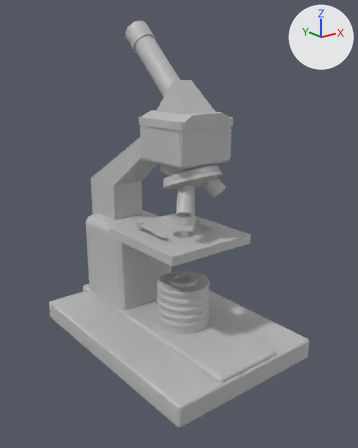
Before and after pictures for a commit that changed the FBX model Assets/Models/microscope.fbx.
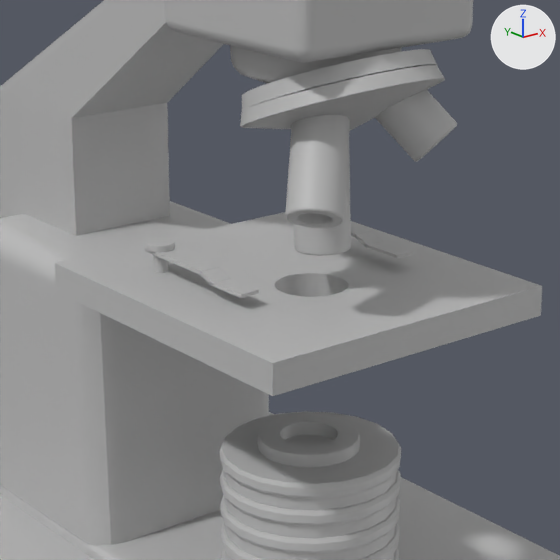
Old and new are each drawn whole from a 50 mm lens placed at (-0.0848, -0.1114, 0.0416), pointed at (0.0009, -0.0043, -0.0013) and again close up on the part from 26% to 71% of the width and 34% to 70% of the height. Lighting does not change. The marker at upper right points along +X, +Y and +Z. Where no turn or scale is listed for an object, it has been applied to the vertices. Vertices at the same position are counted once.
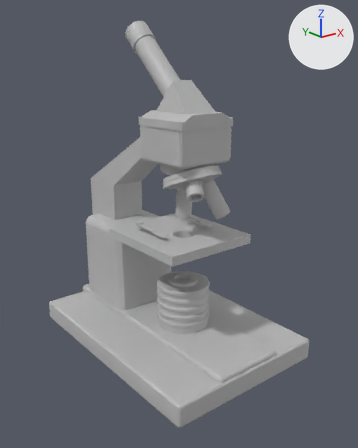
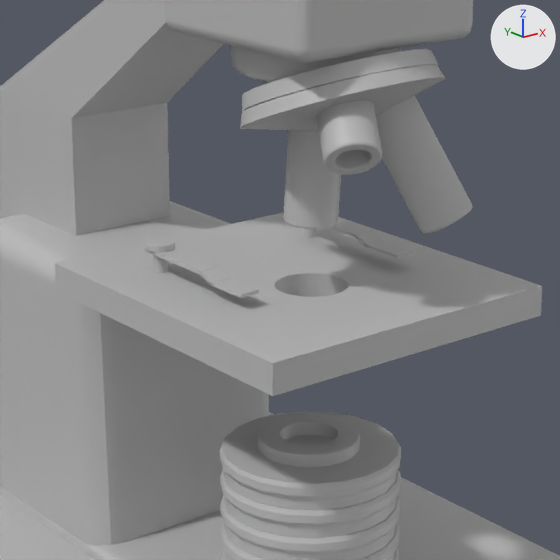
Where the newer file only moved an object's origin or applied its transform, the numbers keep the older frame.

What differs and where, as boxes [x1, y1, x2, y2] in the close-ups (560 x 560 px):
'polySurface2', added
    after: [240, 49, 473, 234]
part 1 of me_mesh, deleted
    before: [294, 148, 351, 256]
part 2 of me_mesh, deleted
    before: [285, 115, 350, 228]
part 3 of me_mesh, deleted
    before: [375, 90, 457, 162]
part 4 of me_mesh, deleted
    before: [240, 65, 445, 130]

The change, as a diff of the scene's bpy script:
```diff
--- a/Assets/Models/microscope.fbx.py
+++ b/Assets/Models/microscope.fbx.py
@@ me_mesh @@
 me_mesh.from_pydata(...)  # 2719 vertices, 2928 faces; spans x -0.0243..0.0243, y -0.0359..0.0359, z -0.0393..0.0543
 # used by ob_polysurface40; location = (0.0, 0.0, 0.0)
+# me_mesh part 1: the loose piece of 200 vertices spanning x -0.0019..0.0029, y -0.0107..-0.0055, z -0.0003..0.0117 is deleted
+# me_mesh part 2: the loose piece of 200 vertices spanning x -0.0082..-0.0007, y -0.0175..-0.01, z 0.004..0.0135 is deleted
+# me_mesh part 3: the loose piece of 200 vertices spanning x 0.0016..0.0075, y -0.0181..-0.0116, z 0.008..0.0146 is deleted
+# me_mesh part 4: the loose piece of 42 vertices spanning x -0.0081..0.0084, y -0.0189..-0.0034, z 0.0096..0.0164 is deleted
 me_mesh.materials.append(mat_lambert3)
@@ me_mesh_001 @@
+me_mesh_001.from_pydata(...)  # 684 vertices, 720 faces; spans x -0.0083..0.0092, y -0.0088..0.0071, z -0.0131..0.0027
+me_mesh_001.materials.append(mat_lambert3)  # grey #bcbcbc
@@ ob_polysurface2 @@
+ob_polysurface2 = bpy.data.objects.new('polySurface2', me_mesh_001)
+ob_polysurface2.location = (0.0002, -0.0103, 0.0148)
```
